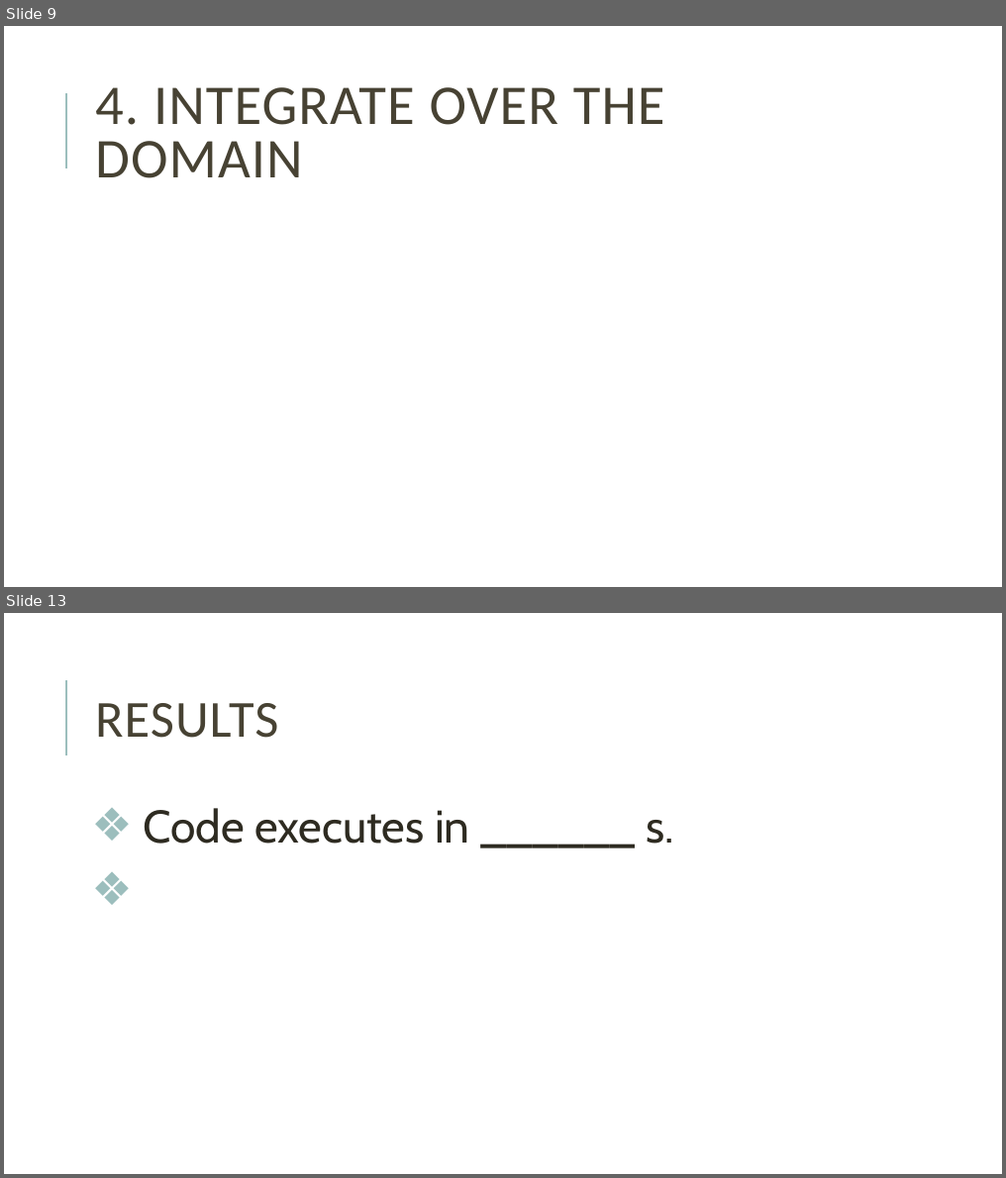
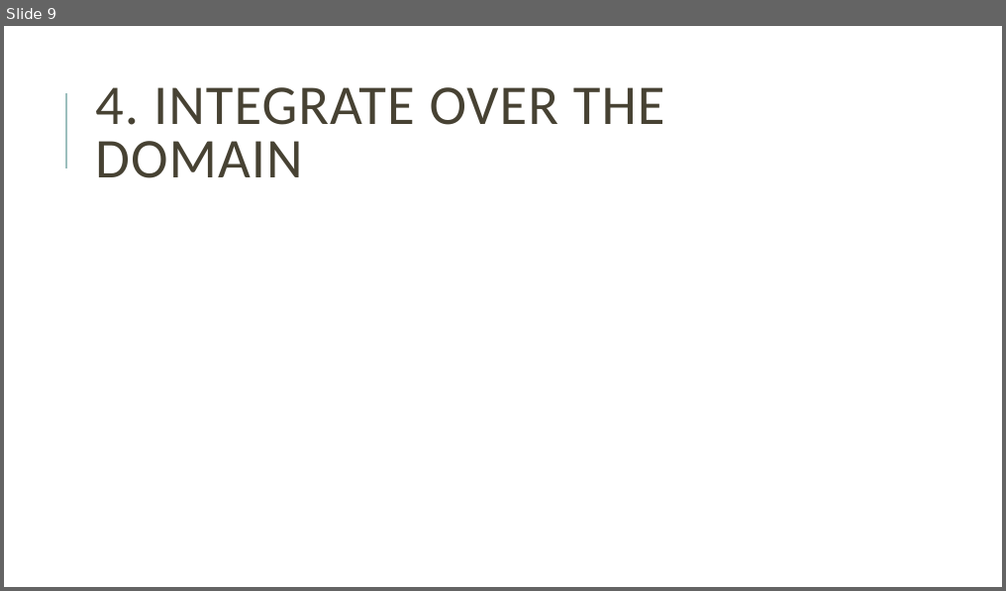
Before and after one commit to mblai35/Phase-FieldModelingFEM, a slide deck: PFMFEM.pptx. Shown one above the other, each under a label of ours: slides 9 and 13 before the commit, slide 9 after it; the slides between them are not shown. The pictures are 1006x1178 and 1006x591 pixels, drawn with LibreOffice and Linux fonts; fonts in the diff are those of the drawing; grey boxes stand for pictures. Boxes give left, top, right and bottom in pixels: in the first picture for what was removed or moved away, otherwise in the second. Text is boxed around its words. In the diff, an @@ line names an element or a change of style, - is before the commit and + after.

```diff
--- a/PFMFEM.pptx
+++ b/PFMFEM.pptx
@@ slide 13 removed at (x1=4, y1=613, x2=1002, y2=1174), background #FFFFFF; not listed: 1 template element that a slide beside it also shows @@
@@ title removed at (x1=95, y1=703, x2=278, y2=738) @@
-RESULTS
@@ text removed at (x1=143, y1=808, x2=674, y2=844) @@
-❖ Code executes in ______ s.
```
Also in this commit, not shown: 3 slides changed, 4 slides added, 1 other slide removed.
